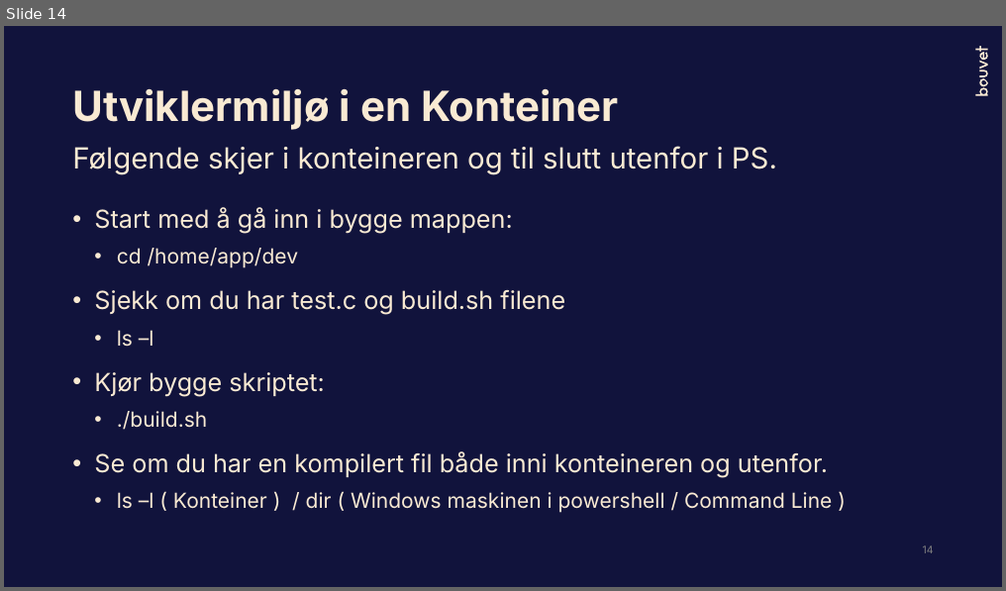
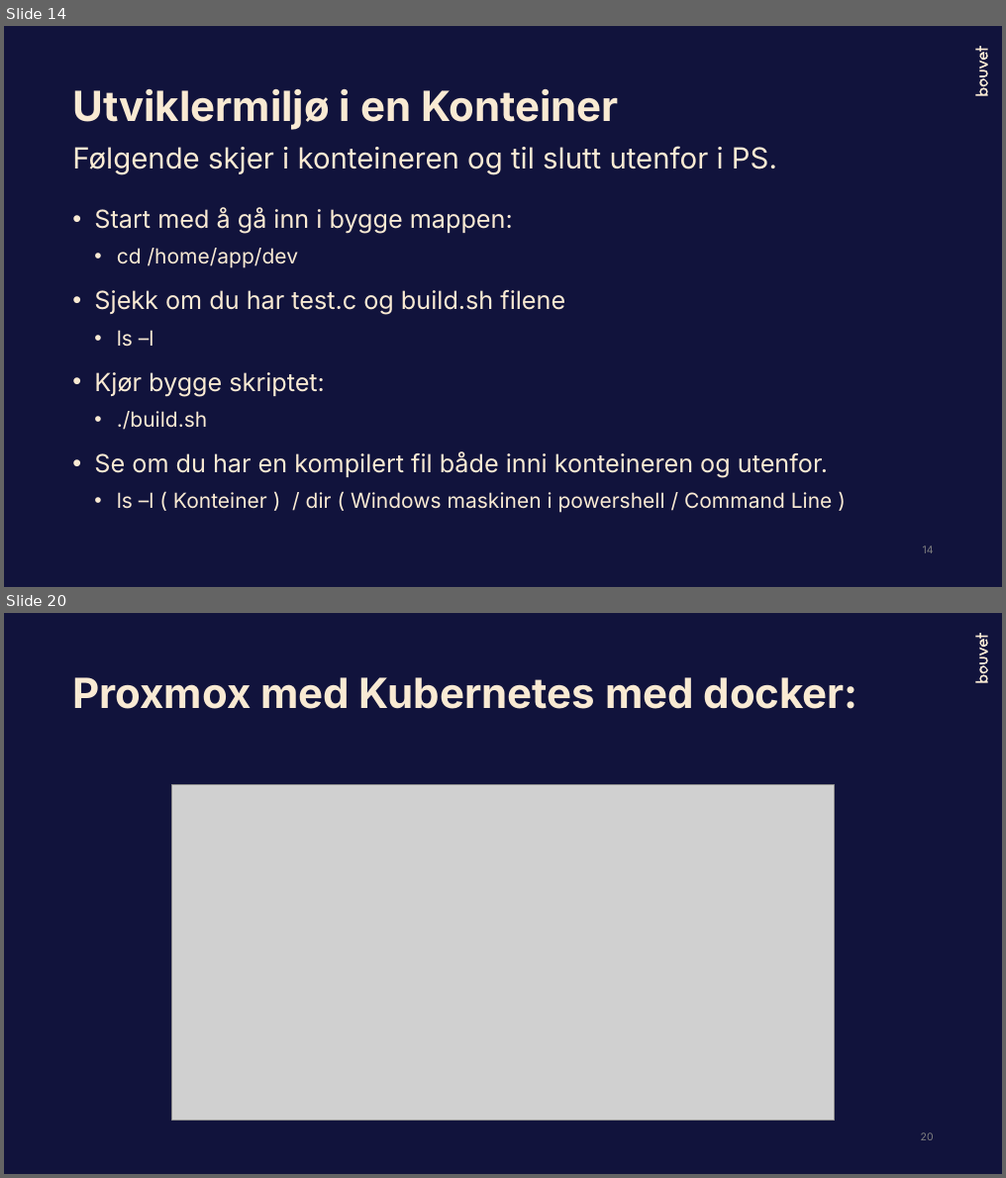
Before and after one commit to Bouvet-deler/container-workshop, a slide deck: part1/DockerWorkshop_Høsten2023.pptx. Shown one above the other, each under a label of ours: slide 14 before the commit, slides 14 and 20 after it; the slides between them are not shown. The pictures are 1006x591 and 1006x1178 pixels, drawn with LibreOffice and Linux fonts; fonts in the diff are those of the drawing; grey boxes stand for pictures. Boxes give left, top, right and bottom in pixels: in the first picture for what was removed or moved away, otherwise in the second. Text is boxed around its words. In the diff, an @@ line names an element or a change of style, - is before the commit and + after.

```diff
--- a/part1/DockerWorkshop_Høsten2023.pptx
+++ b/part1/DockerWorkshop_Høsten2023.pptx
@@ slide 20 added at (x1=4, y1=613, x2=1002, y2=1174), background #11133C; not listed: 3 template elements that a slide beside it also shows @@
@@ title added at (x1=72, y1=677, x2=858, y2=709), 40 pt, text #F9EAD3, bold @@
+Proxmox med Kubernetes med docker:
@@ picture added at (x1=172, y1=784, x2=835, y2=1121) @@
@@ page number added at (x1=921, y1=1133, x2=934, y2=1141), 10 pt, text #808080 @@
+20
```
Also in this commit, not shown: 1 slide changed, 6 other slides added, 1 other file.
